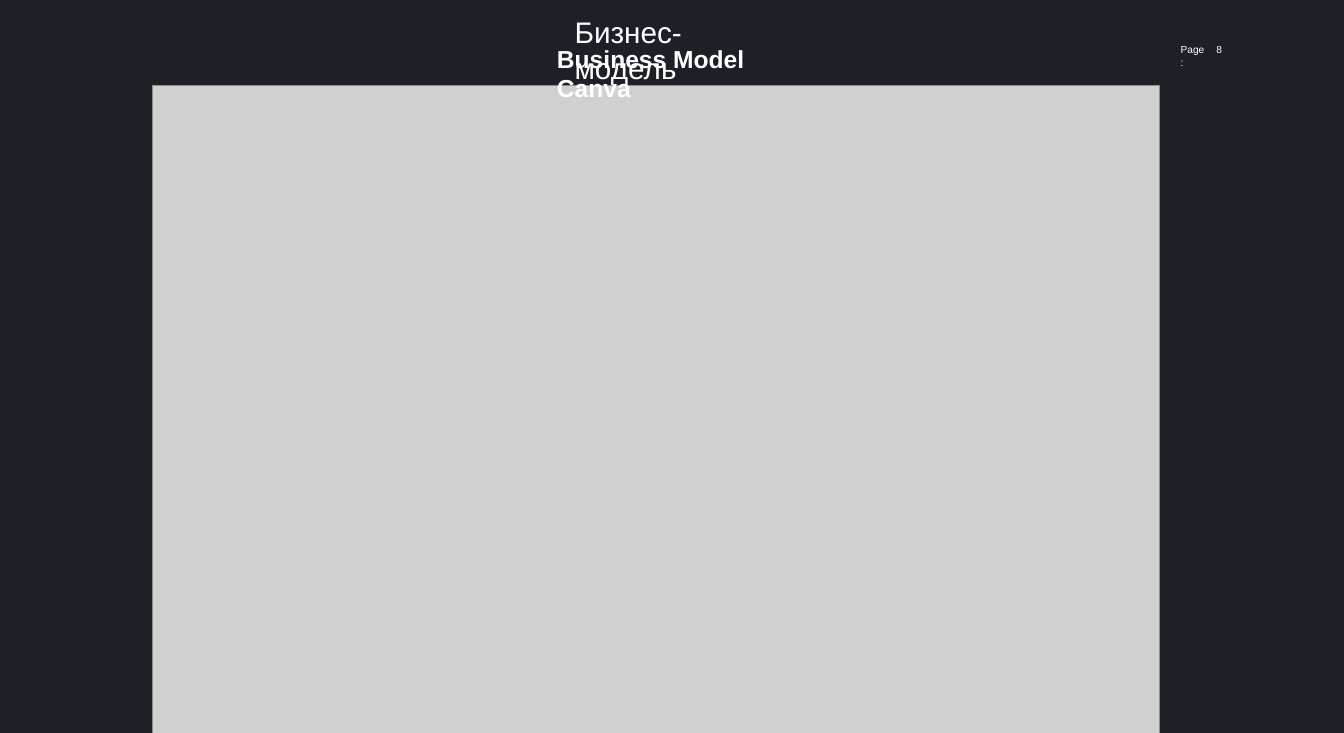
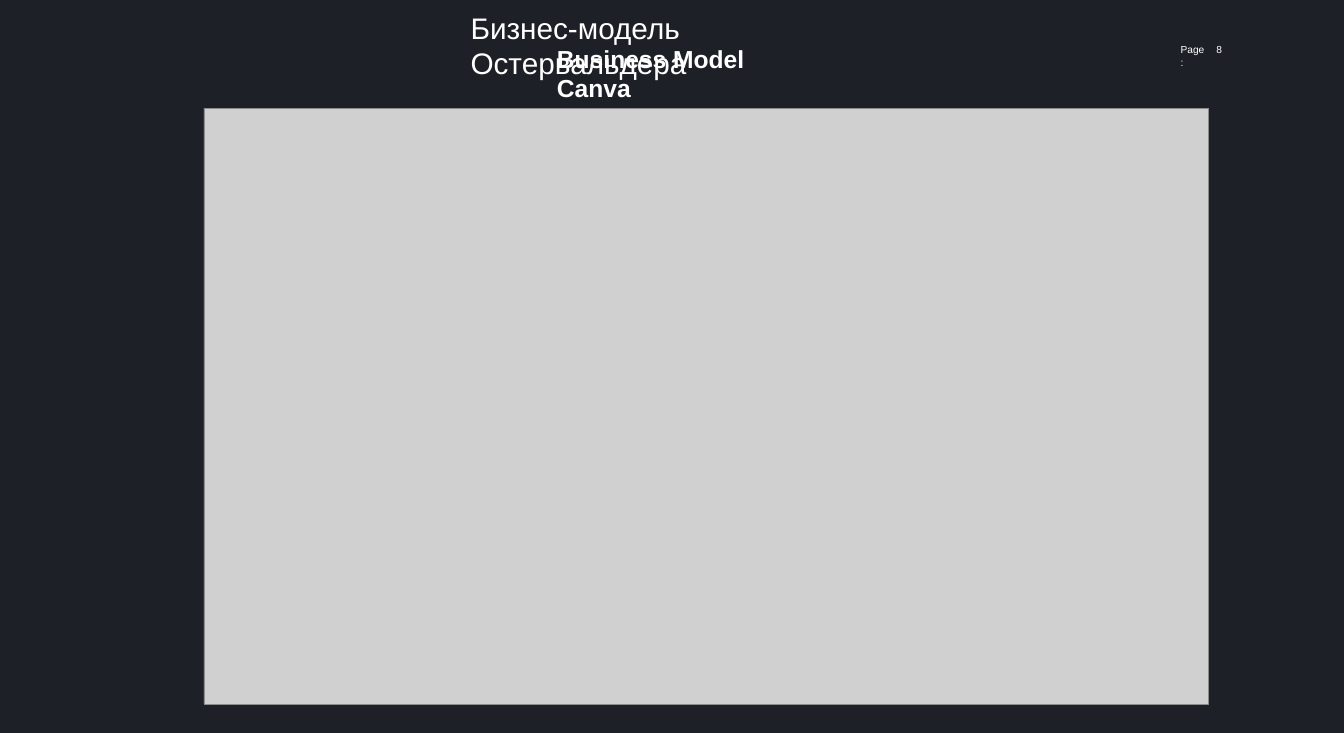
Before and after one commit to abat-voix/project-workshop, a slide deck: slide 8 of docs/мой_семинар/1. Выбираем продукт и строим бизнес-модель.pptx. Drawn at 1344x733 pixels with LibreOffice and Linux fonts; fonts in the diff are those of the drawing; grey boxes stand for pictures. Boxes give left, top, right and bottom in pixels: in the first picture for what was removed or moved away, otherwise in the second. Text is boxed around its words. In the diff, an @@ line names an element or a change of style, - is before the commit and + after.

```diff
--- a/docs/мой_семинар/1. Выбираем продукт и строим бизнес-модель.pptx
+++ b/docs/мой_семинар/1. Выбираем продукт и строим бизнес-модель.pptx
@@ text at bbox=[471, 18, 687, 80]: text changed @@
-Бизнес-модель
+Бизнес-модель Остервальдера
@@ picture: place and size @@
-picture at bbox=[152, 86, 1160, 733]
+picture at bbox=[204, 108, 1209, 704]
```
Also in this commit, not shown: 1 other slide changed, 1 slide removed, 3 other files.
